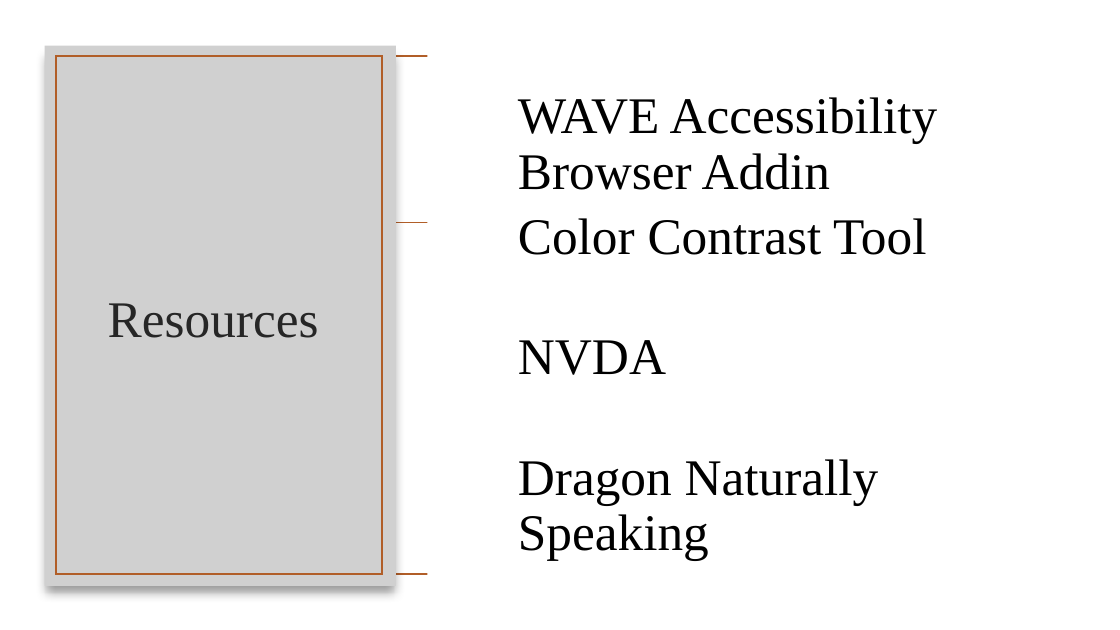
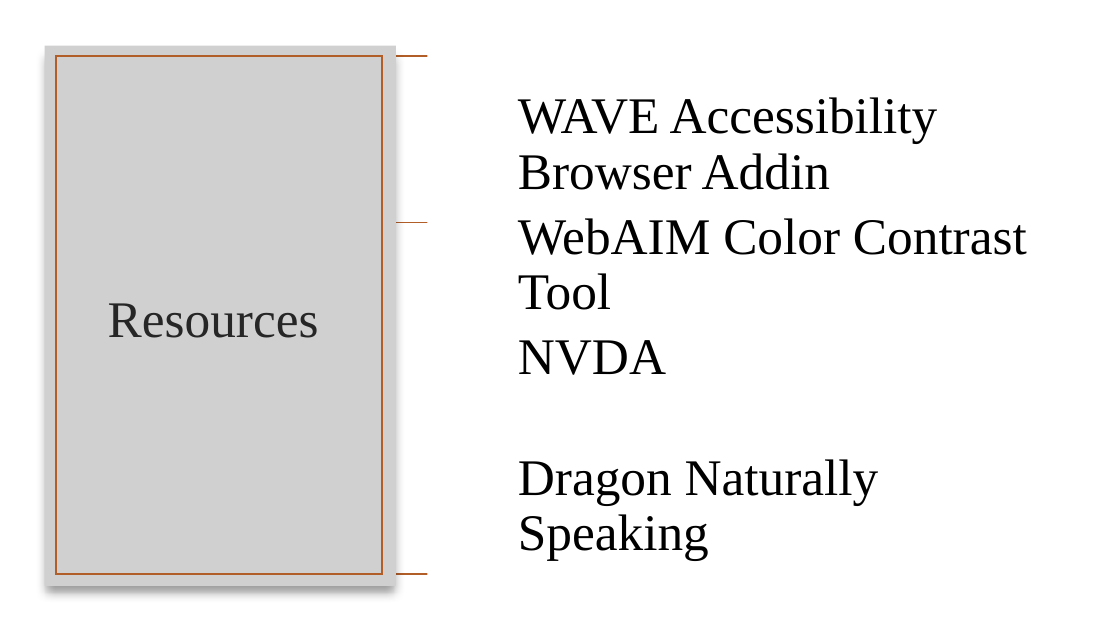
Before and after one commit to Hosch250/MDC2020AccessibilityTalk, a slide deck: slide 15 of MDC Presentation.pptx. Drawn at 1120x630 pixels with LibreOffice and Linux fonts; fonts in the diff are those of the drawing; grey boxes stand for pictures; background and template pictures are left out. Boxes give left, top, right and bottom in pixels: in the first picture for what was removed or moved away, otherwise in the second. Text is boxed around its words. In the diff, an @@ line names an element or a change of style, - is before the commit and + after.

```diff
--- a/MDC Presentation.pptx
+++ b/MDC Presentation.pptx
@@ text at (x1=518, y1=218, x2=1027, y2=310): text changed @@
-Color Contrast Tool
+WebAIM Color Contrast Tool
```
Also in this commit, not shown: 3 other slides changed.
